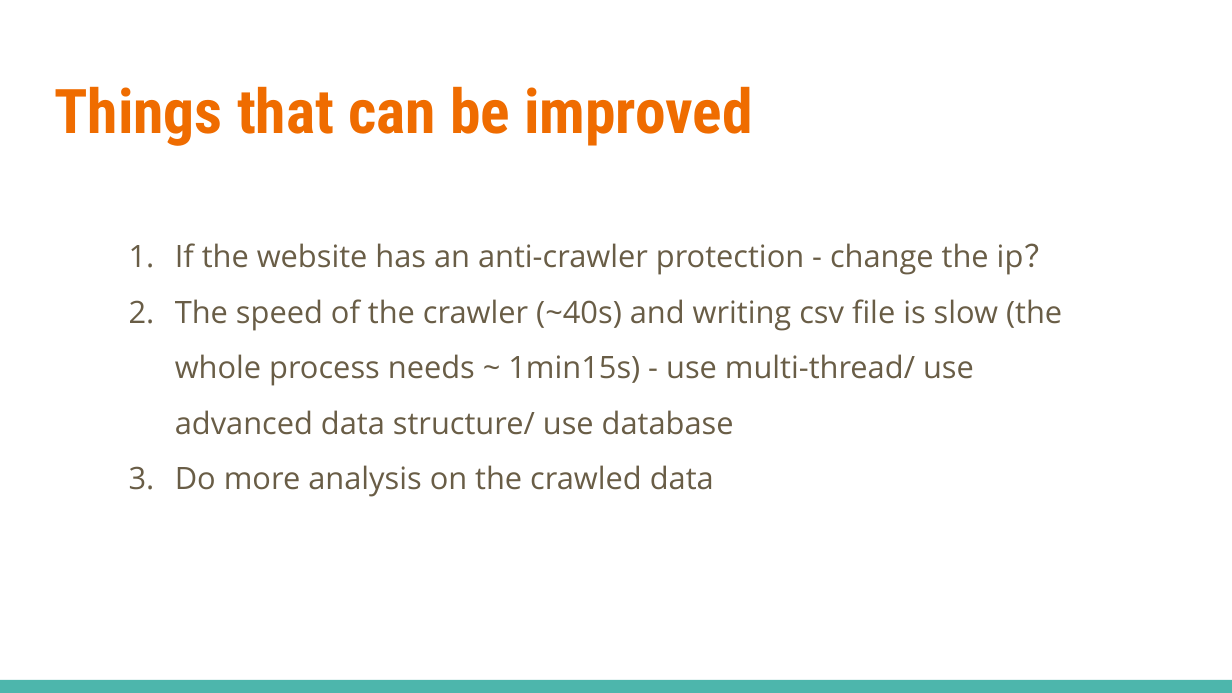
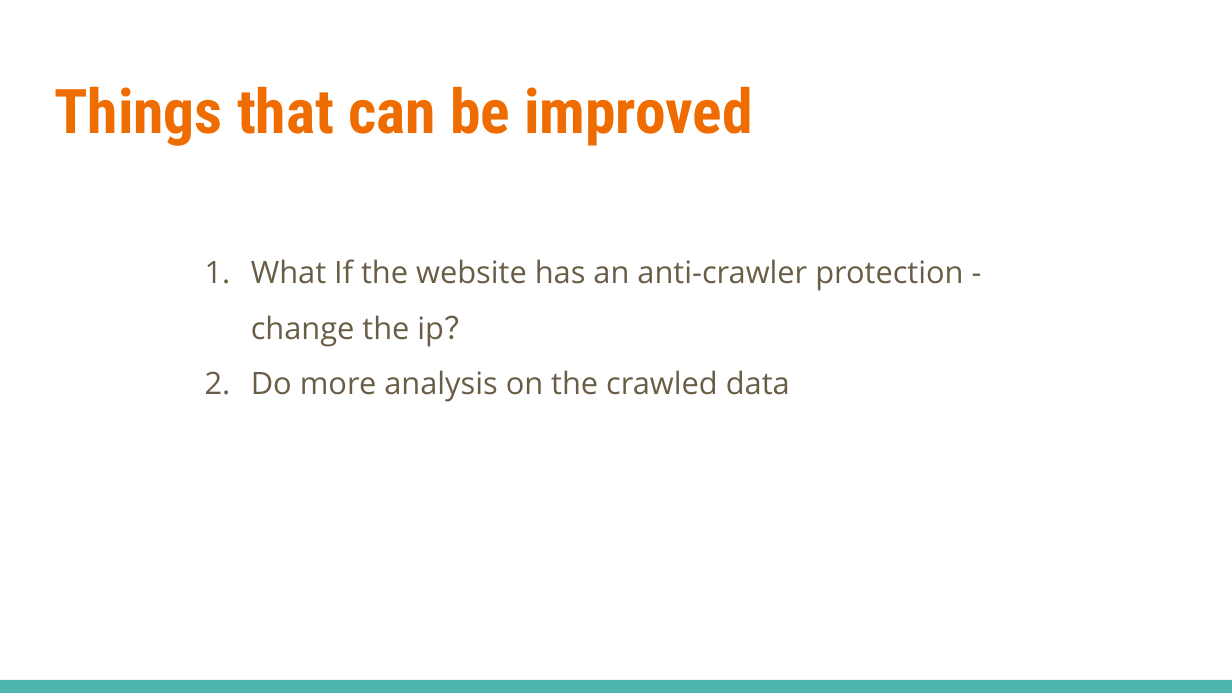
Before and after one commit to Tianhui0711/CS5004-Spring2020, a slide deck: slide 6 of FinalProject/FinalProject_MyWebCrawler.pptx. Drawn at 1232x693 pixels with LibreOffice and Linux fonts; fonts in the diff are those of the drawing. Boxes give left, top, right and bottom in pixels: in the first picture for what was removed or moved away, otherwise in the second. Text is boxed around its words. In the diff, an @@ line names an element or a change of style, - is before the commit and + after.

Commit message:
Improve the crawler speed by using multi-thread

```diff
--- a/FinalProject/FinalProject_MyWebCrawler.pptx
+++ b/FinalProject/FinalProject_MyWebCrawler.pptx
@@ text "What If the website has ...": place and size @@
-text "What If the website has ..." at box(175, 243, 1062, 497)
+text "What If the website has ..." at box(251, 259, 963, 402)
@@ text at box(251, 259, 963, 347): text changed @@
-1. If the website has an anti-crawler protection - change the ip？
-2. The speed of the crawler (~40s) and writing csv file is slow (the whole process needs ~ 1min15s) - use multi-thread/ use advanced data structure/ use database
+1. What If the website has an anti-crawler protection - change the ip？
```
Also in this commit, not shown: 2 other slides changed, 13 other files.
